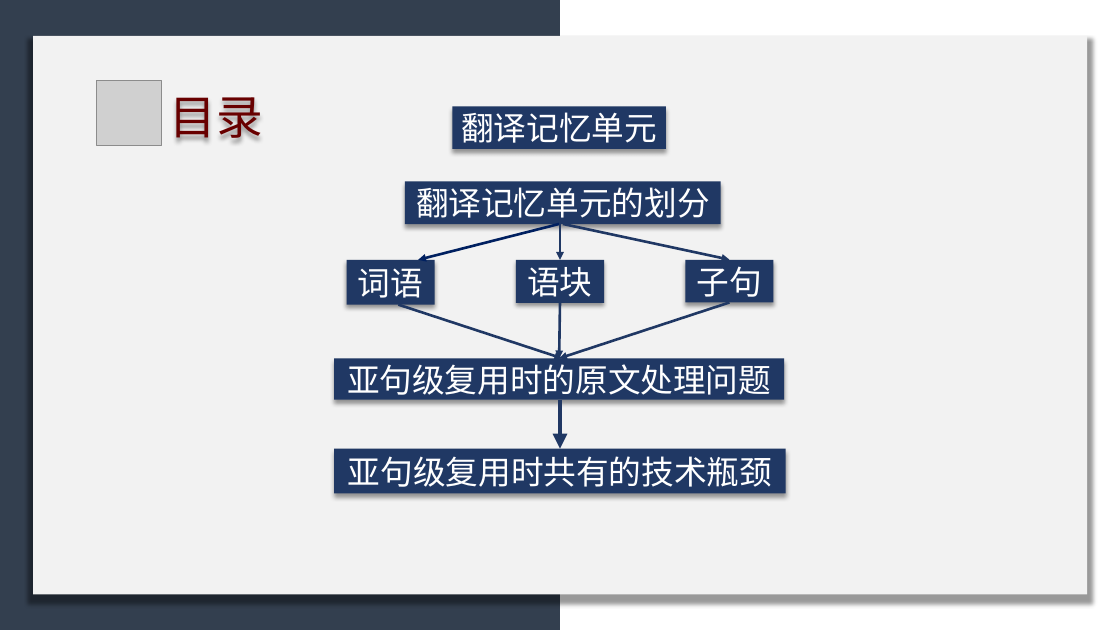
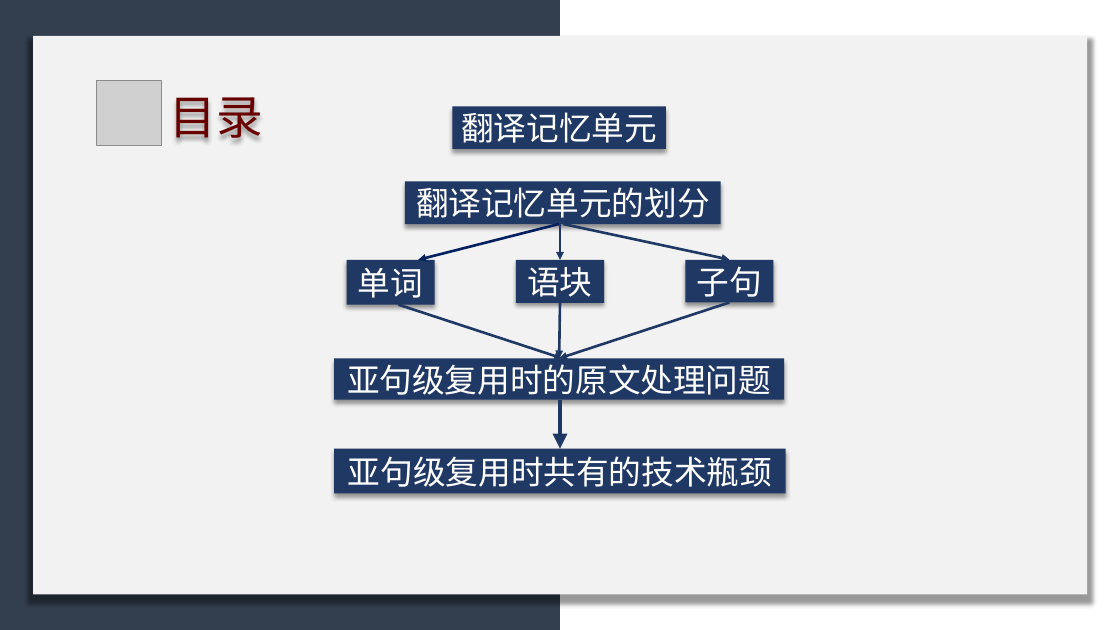
Before and after one commit to licheng0573/RosettaStone, a slide deck: slide 3 of 二组展示_10_24.pptx. Drawn at 1120x630 pixels with LibreOffice and Linux fonts; fonts in the diff are those of the drawing; grey boxes stand for pictures. Boxes give left, top, right and bottom in pixels: in the first picture for what was removed or moved away, otherwise in the second. Text is boxed around its words. In the diff, an @@ line names an element or a change of style, - is before the commit and + after.

```diff
--- a/二组展示_10_24.pptx
+++ b/二组展示_10_24.pptx
@@ text in rectangle at [358, 267, 423, 298]: text changed @@
-词语
+单词
```
Also in this commit, not shown: 6 other slides changed, 2 slides added, 3 slides removed.
